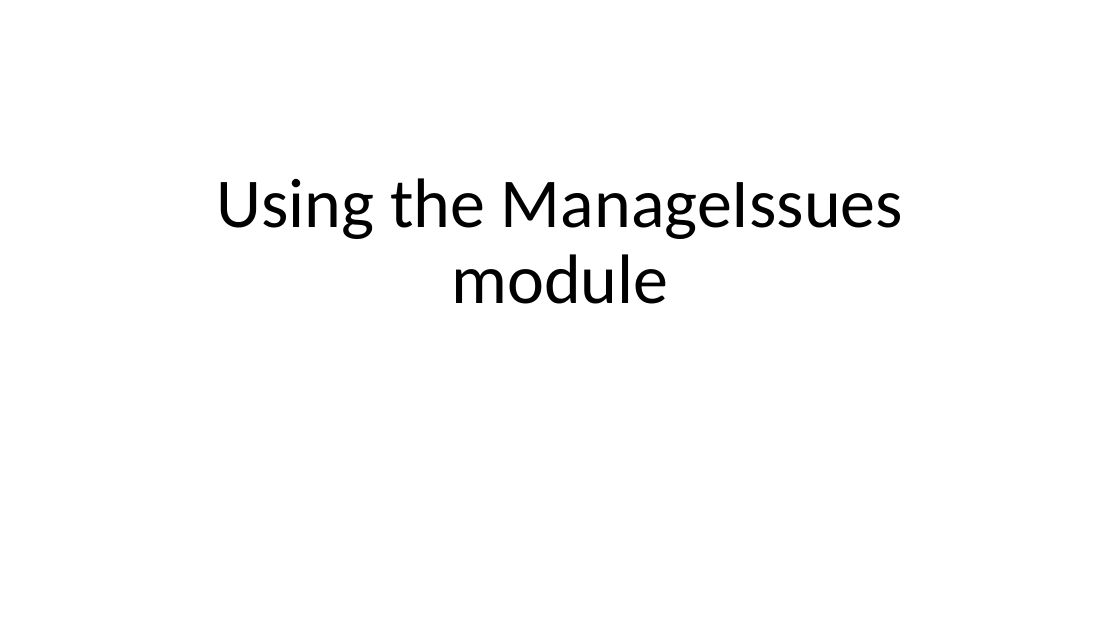
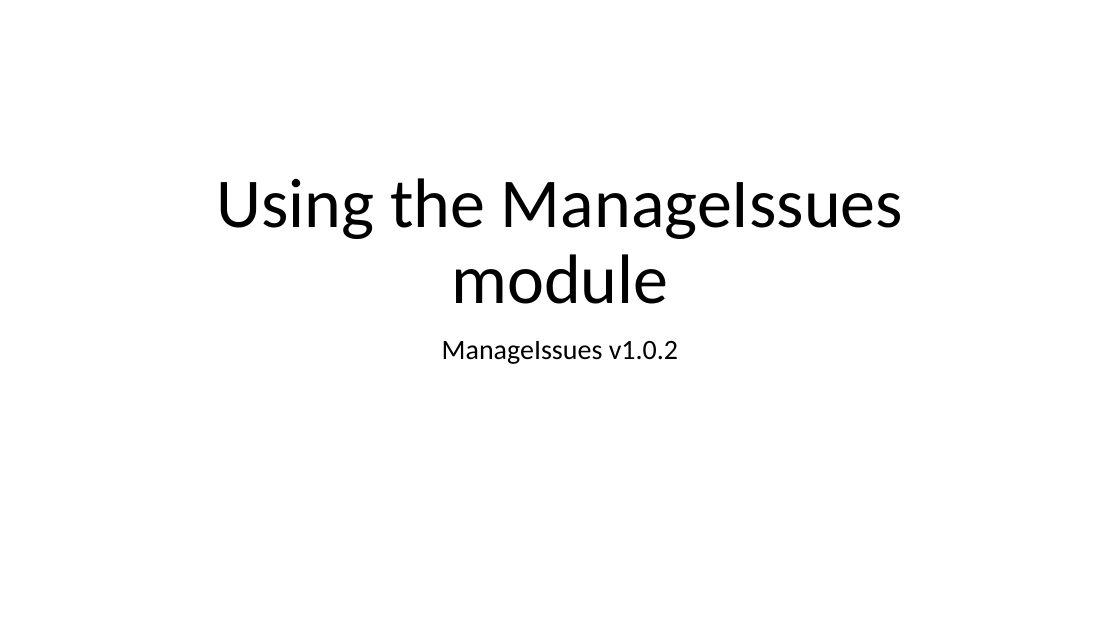
Before and after one commit to sdwheeler/ToolModules, a slide deck: slide 1 of Docs/ManageIssues.pptx. Drawn at 1120x630 pixels with LibreOffice and Linux fonts; fonts in the diff are those of the drawing. Boxes give left, top, right and bottom in pixels: in the first picture for what was removed or moved away, otherwise in the second. Text is boxed around its words. In the diff, an @@ line names an element or a change of style, - is before the commit and + after.

```diff
--- a/Docs/ManageIssues.pptx
+++ b/Docs/ManageIssues.pptx
@@ subtitle added at [442,341,678,364], 24 pt, text #000000 @@
+ManageIssues v1.0.2
```
Also in this commit, not shown: 1 other slide changed.
